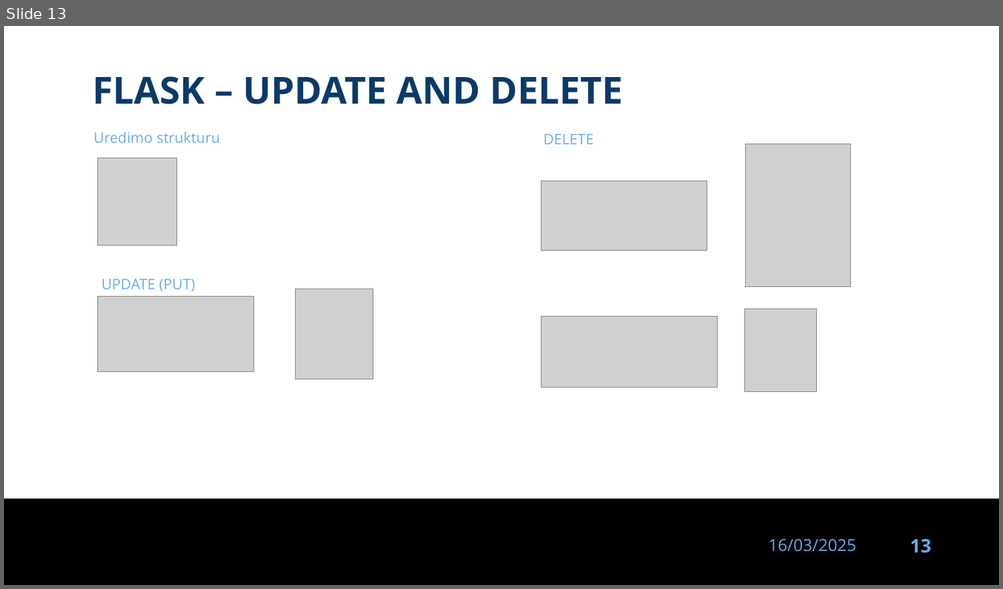
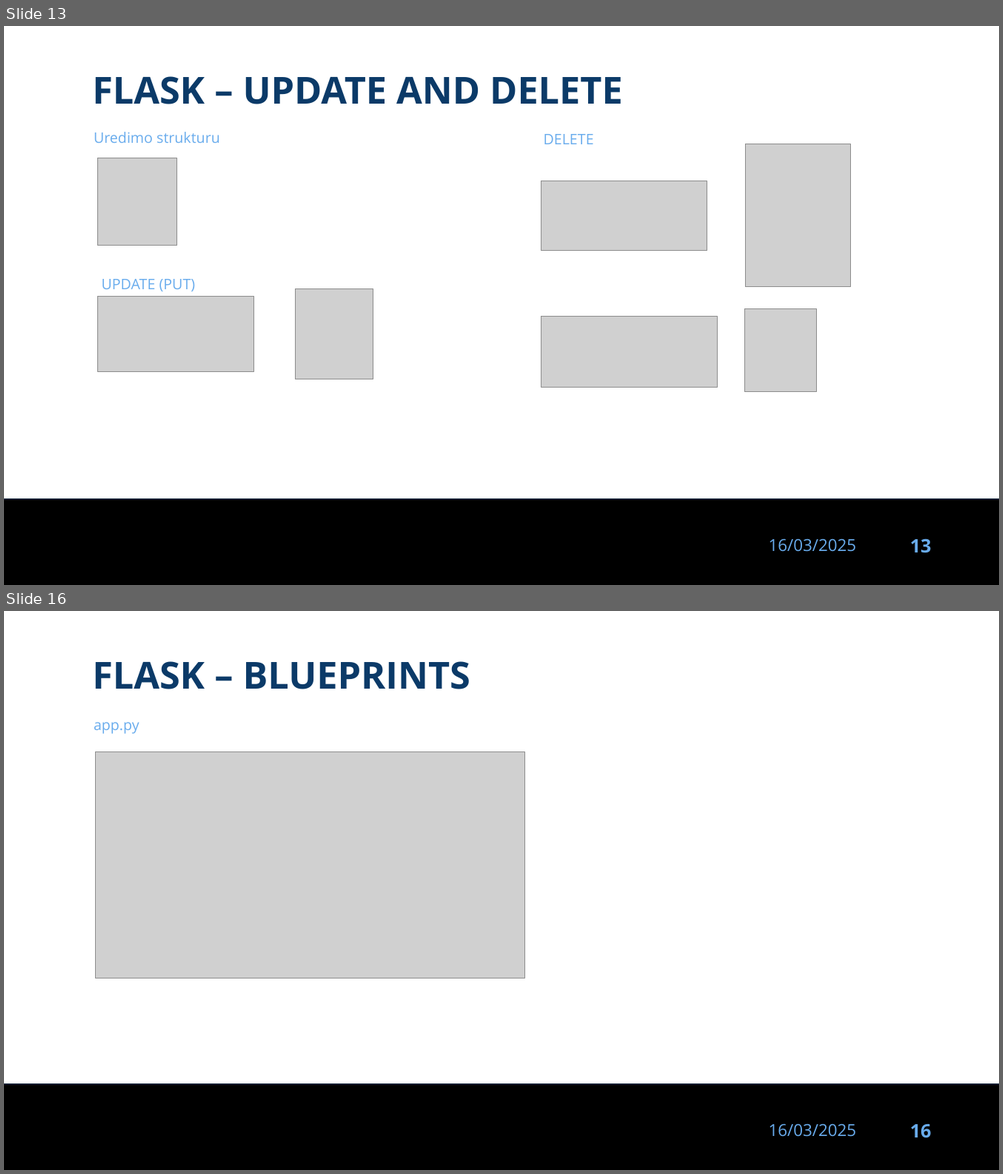
Before and after one commit to dinoDuvnjak/CTK, a slide deck: Bootcamp/flask/flask.pptx. Shown one above the other, each under a label of ours: slide 13 before the commit, slides 13 and 16 after it; the slides between them are not shown. The pictures are 1003x589 and 1003x1174 pixels, drawn with LibreOffice and Linux fonts; fonts in the diff are those of the drawing; grey boxes stand for pictures; background and template pictures are left out. Boxes give left, top, right and bottom in pixels: in the first picture for what was removed or moved away, otherwise in the second. Text is boxed around its words. In the diff, an @@ line names an element or a change of style, - is before the commit and + after.

Commit message:
flak blueprints

```diff
--- a/Bootcamp/flask/flask.pptx
+++ b/Bootcamp/flask/flask.pptx
@@ slide 16 added at (x1=4, y1=611, x2=999, y2=1170), background #FFFFFF; not listed: 3 template elements that a slide beside it also shows @@
@@ text added at (x1=92, y1=661, x2=470, y2=689), 36 pt, text #0B3A68, bold @@
+FLASK – BLUEPRINTS
@@ text added at (x1=94, y1=722, x2=139, y2=734), 14 pt, text #69ACED @@
+app.py
@@ picture added at (x1=95, y1=752, x2=524, y2=979) @@
```
Also in this commit, not shown: 3 other slides added, 2 other files.
